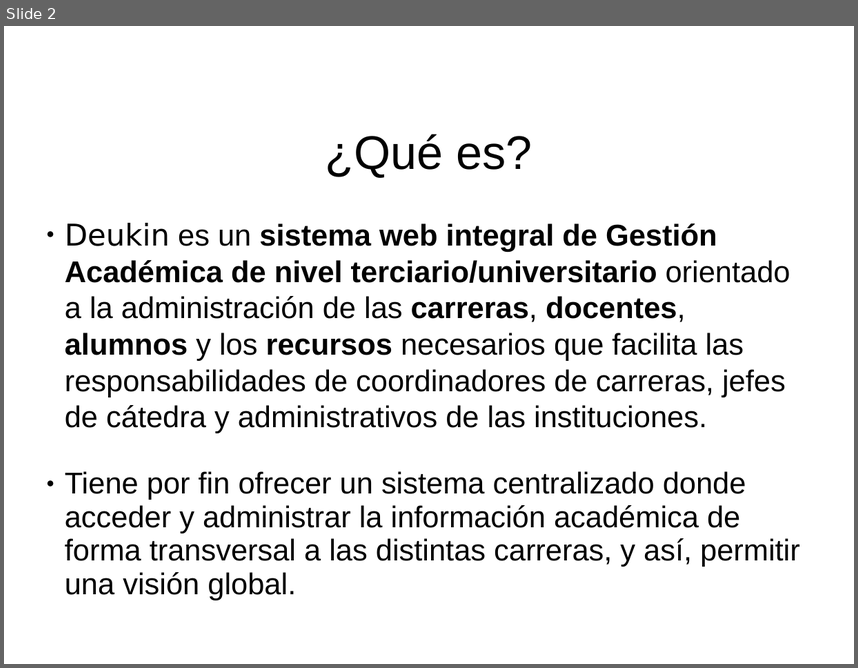
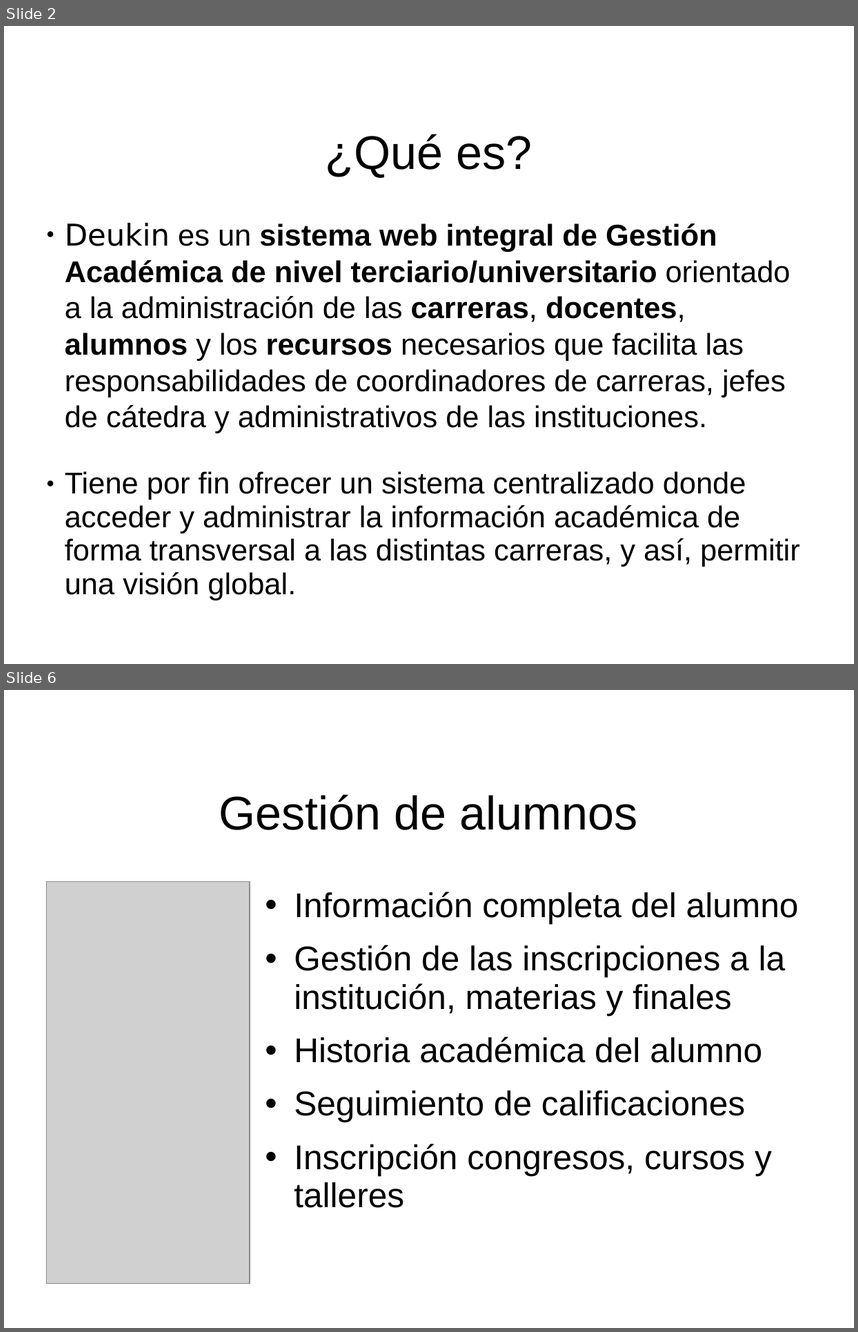
Before and after one commit to afichera/deukin, a slide deck: presentación.ppt. Shown one above the other, each under a label of ours: slide 2 before the commit, slides 2 and 6 after it; the slides between them are not shown. The pictures are 858x668 and 858x1332 pixels, drawn with LibreOffice and Linux fonts; fonts in the diff are those of the drawing; grey boxes stand for pictures; background and template pictures are left out. Boxes give left, top, right and bottom in pixels: in the first picture for what was removed or moved away, otherwise in the second. Text is boxed around its words. In the diff, an @@ line names an element or a change of style, - is before the commit and + after.

```diff
--- a/presentación.ppt
+++ b/presentación.ppt
@@ slide 6 added at box(4, 690, 854, 1328), background #FFFFFF @@
@@ title added at box(219, 794, 638, 830), 44 pt, text #000000 @@
+Gestión de alumnos
@@ picture added at box(46, 881, 250, 1283) @@
@@ text added at box(294, 891, 799, 1208), 32 pt, text #000000 @@
+• Información completa del alumno
+• Gestión de las inscripciones a la institución, materias y finales
+• Historia académica del alumno
+• Seguimiento de calificaciones
+• Inscripción congresos, cursos y talleres
```
Also in this commit, not shown: 6 slides changed, 1 other slide added, 3 slides removed.
